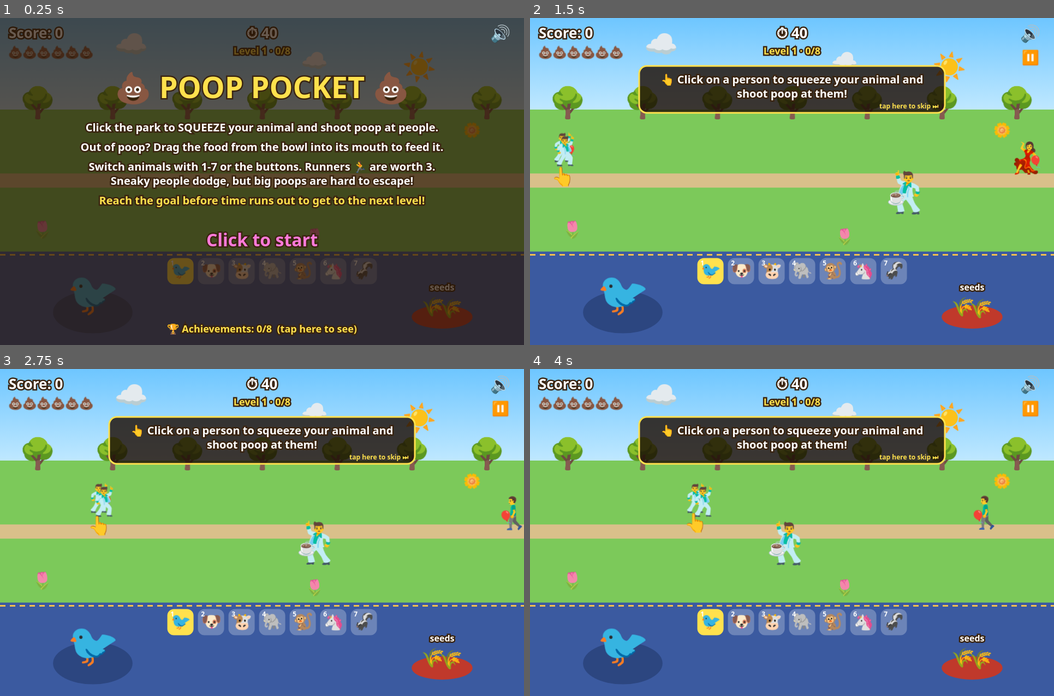
Above: before the commit, frames 1-4 (two rows, left to right).
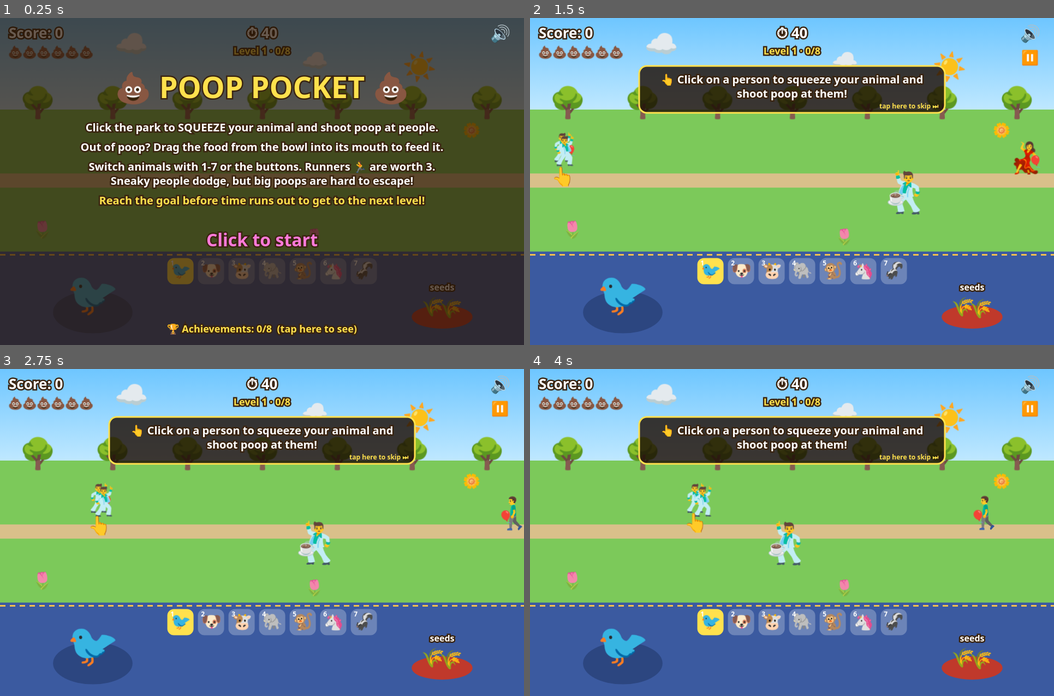
Above: after the commit, the same moments.

Repository: kaceiam/poop-shooter
Game: browser game, page index.html
Same seed, same stepped clock (60 frames per second), same inputs: the game is played once before the commit and once after it.
Inputs:
- Up to frame 1 (0.25 s): no input
- Up to frame 2 (1.5 s): click "Level 1 · 0/8" at 0.27 s; hold Right from 1.03 s (still down); tap Space at 1.1 s
- Up to frame 3 (2.75 s): release Right at 1.53 s; hold Down 1.58-1.85 s; tap Space at 1.6, 2.1, 2.6 s; hold Left 1.9-2.47 s; hold Right from 2.52 s (still down)
- Up to frame 4 (4 s): tap Space at 3.1, 3.6 s; release Right at 3.18 s; hold Left 3.23-3.67 s; hold Down from 3.72 s (still down)

The runs differ from the first frame. In frame 1, less than 0.1% of the frame differs, in the area x 16-83%, y 11-90%; in frame 2, 0.5%; in frame 3, 0.5%; in frame 4, 0.5%, in the area x 1-98%, y 4-91%.

Commit message:
Round emoji sizes into 12% steps so fewer pictures get made
A speed check found shrinking poops made a new emoji picture almost
every frame. Rounding sizes into steps cut new pictures by about a
third. Steady play measures about 3ms per frame in a headless browser.

Co-Authored-By: Claude Opus 5.5 <noreply@anthropic.com>

Diff:
--- a/index.html
+++ b/index.html
@@ -585,10 +585,15 @@
   }
   return pic;
 }
+// Sizes are rounded to steps about 12% apart, so a shrinking poop reuses a few pictures
+// instead of making a new one every frame.
+const STEP = Math.log(1.12);
+const sizeStep = size => Math.max(4, Math.round(Math.exp(Math.round(Math.log(size) / STEP) * STEP)));
 function emoji(ch, x, y, size, flip) {
   if (size < 2) return;
-  const pic = emojiPicture(ch, Math.max(4, Math.round(size / 2) * 2));   // sizes rounded so the cache stays small
-  const w = pic.width * (size / Math.max(4, Math.round(size / 2) * 2));
+  const base = sizeStep(size);
+  const pic = emojiPicture(ch, base);
+  const w = pic.width * (size / base);
   if (flip) {
     ctx.save(); ctx.translate(x, y); ctx.scale(-1, 1);
     ctx.drawImage(pic, -w / 2, -w / 2, w, w);
